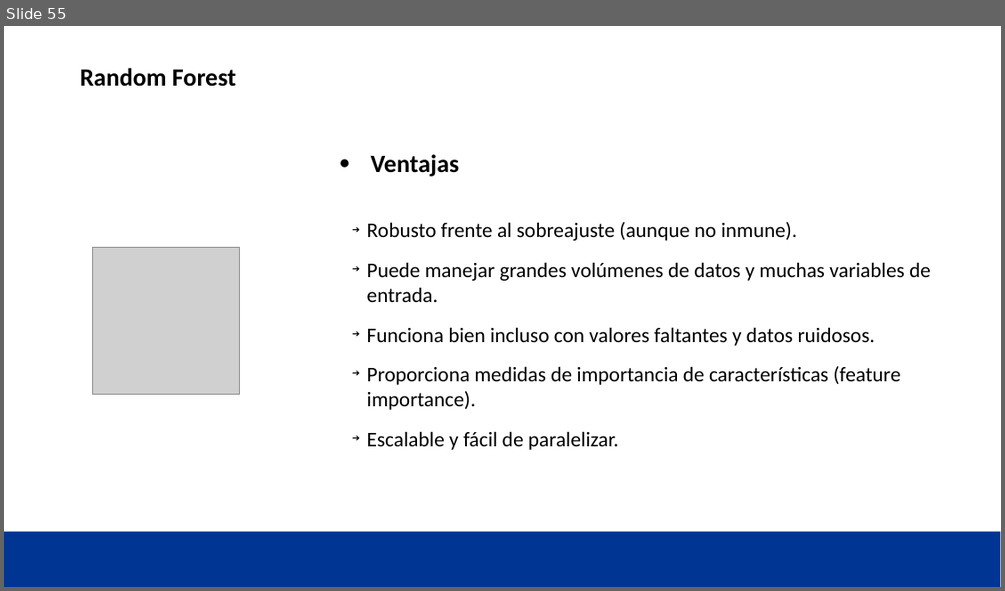
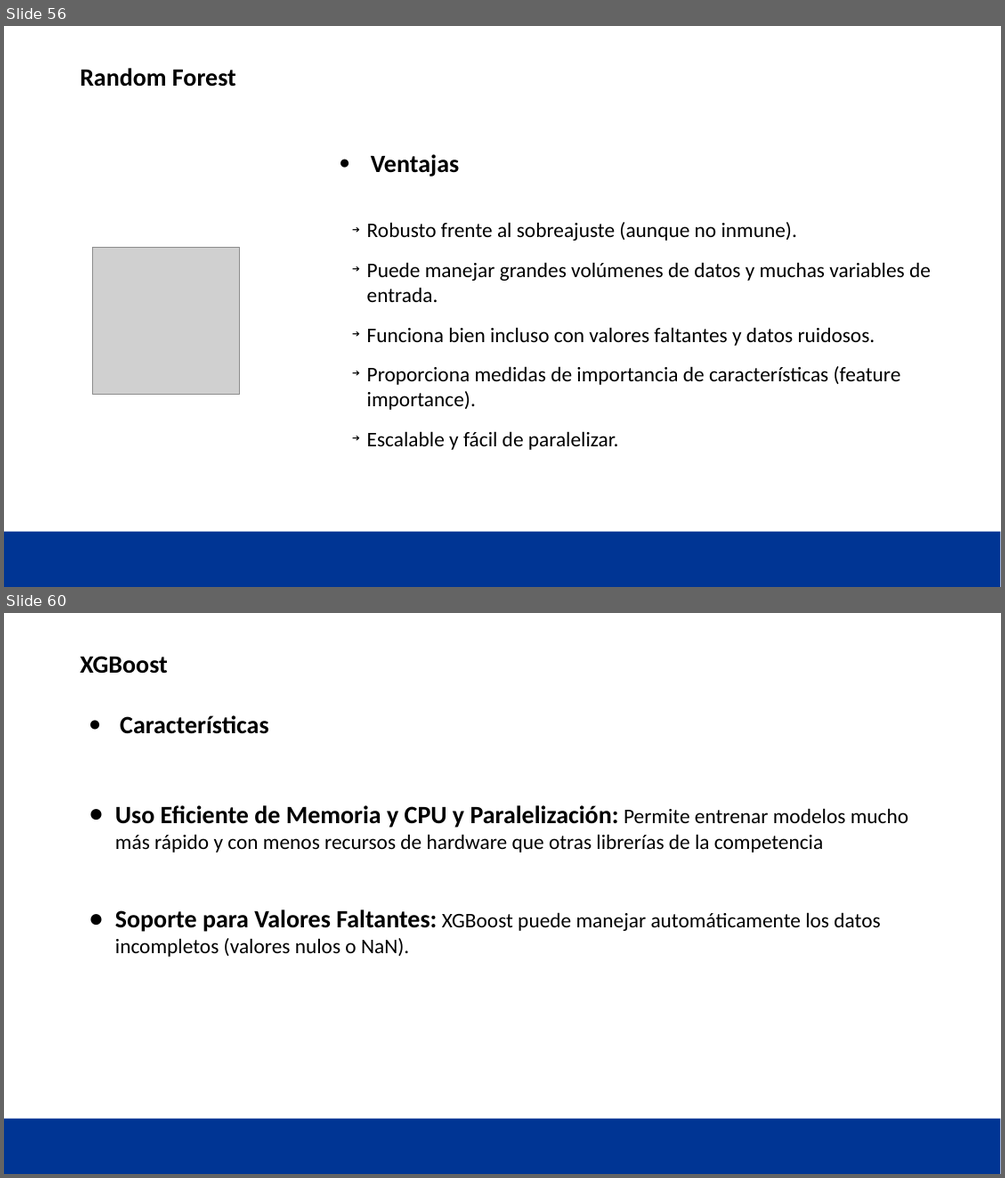
Before and after one commit to JavierRabal/CirceMachineLearning, a slide deck: Supervisado/Supervisado 2.pptx. Shown one above the other, each under a label of ours: slide 55 before the commit, slides 56 and 60 after it; the slides between them are not shown. The pictures are 1005x591 and 1005x1178 pixels, drawn with LibreOffice and Linux fonts; fonts in the diff are those of the drawing; grey boxes stand for pictures; background and template pictures are left out. Boxes give left, top, right and bottom in pixels: in the first picture for what was removed or moved away, otherwise in the second. Text is boxed around its words. In the diff, an @@ line names an element or a change of style, - is before the commit and + after.

```diff
--- a/Supervisado/Supervisado 2.pptx
+++ b/Supervisado/Supervisado 2.pptx
@@ slide 60 added at <box>4,613,1001,1174</box>, background #FFFFFF; not listed: 1 template element that a slide beside it also shows @@
@@ title added at <box>80,656,168,674</box>, 24 pt, text #000000, bold @@
+XGBoost
@@ text added at <box>115,715,908,957</box>, 20 pt, text #000000 @@
+● Características
+● Uso Eficiente de Memoria y CPU y Paralelización: Permite entrenar modelos mucho más rápido y con menos recursos de hardware que otras librerías de la competencia
+● Soporte para Valores Faltantes: XGBoost puede manejar automáticamente los datos incompletos (valores nulos o NaN).
@@ what was slide 55 is now slide 56 @@
```
Also in this commit, not shown: 17 other slides added, 1 other file.
